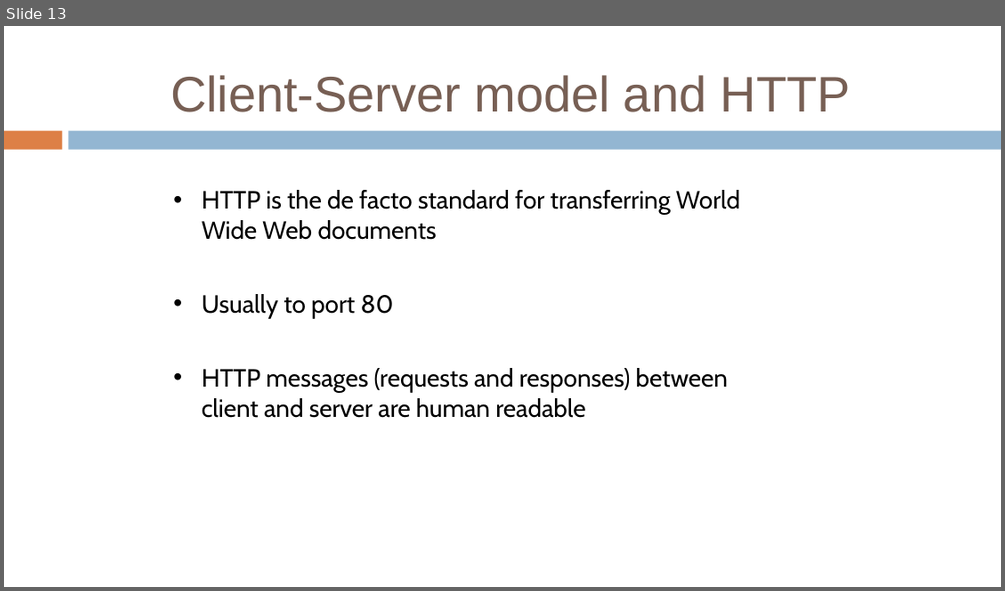
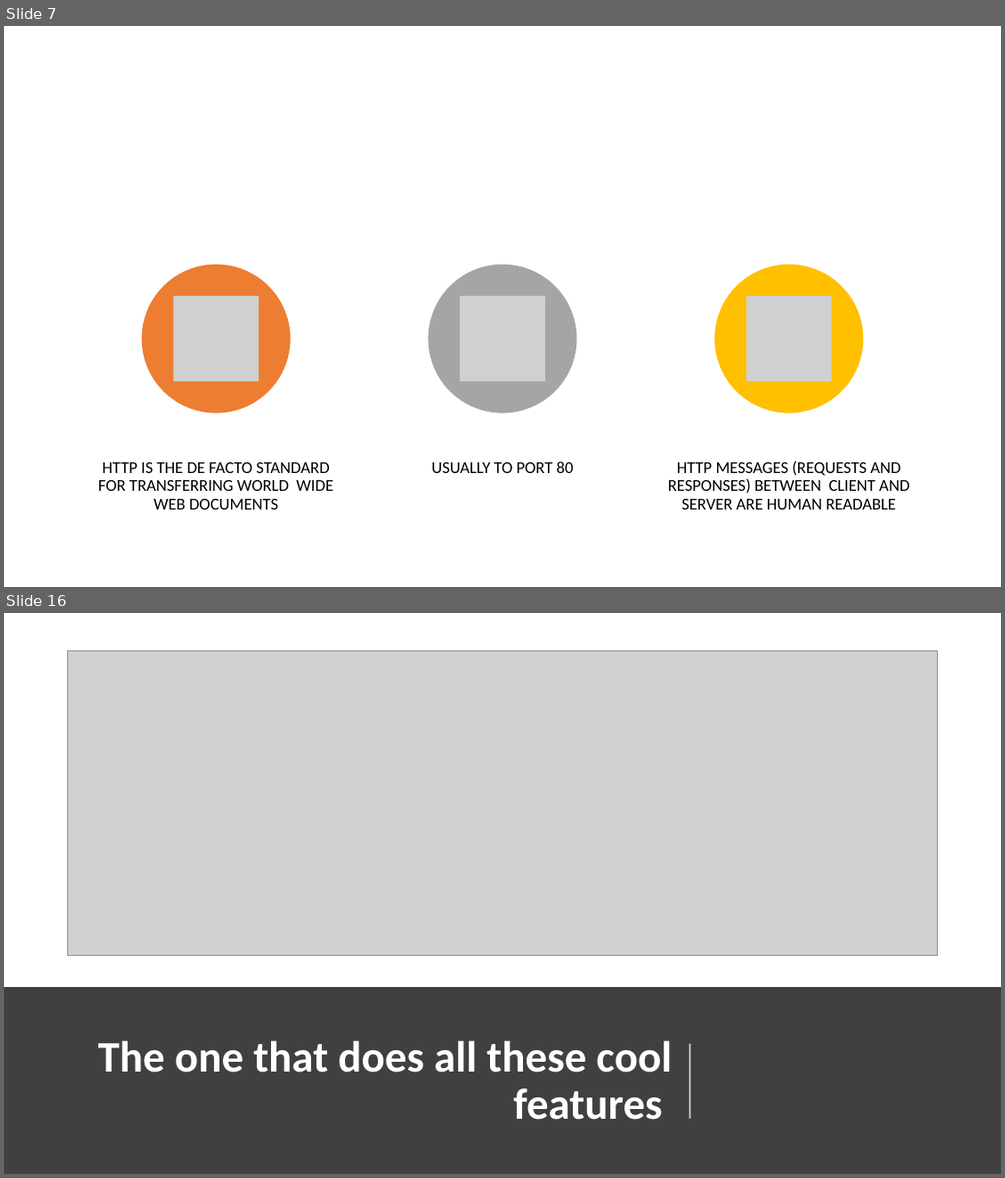
Before and after one commit to sudharsan2000/probot2020, a slide deck: Session PPTs/Seesion2 Node.pptx. Shown one above the other, each under a label of ours: slide 13 before the commit, slides 7 and 16 after it; the slides between them are not shown. The pictures are 1005x591 and 1005x1178 pixels, drawn with LibreOffice and Linux fonts; fonts in the diff are those of the drawing; grey boxes stand for pictures. Boxes give left, top, right and bottom in pixels: in the first picture for what was removed or moved away, otherwise in the second. Text is boxed around its words. In the diff, an @@ line names an element or a change of style, - is before the commit and + after.

```diff
--- a/Session PPTs/Seesion2 Node.pptx
+++ b/Session PPTs/Seesion2 Node.pptx
@@ slide 16 added at (x1=4, y1=613, x2=1001, y2=1174), background #FFFFFF @@
@@ picture added at (x1=67, y1=651, x2=938, y2=956) @@
@@ rectangle added at (x1=4, y1=987, x2=1001, y2=1174), fill #404040 @@
@@ text added at (x1=98, y1=1040, x2=672, y2=1119), 42 pt, text #FFFFFF, bold @@
+The one that does all these cool features
@@ line added from (689, 1119) to (689, 1044), #FFFFFF 1.5 pt @@
@@ what was slide 13 is now slide 7 @@
@@ slide 7 changed as well @@
@@ title removed at (x1=170, y1=75, x2=850, y2=112) @@
-Client-Server model and HTTP
@@ freeform shape removed at (x1=4, y1=131, x2=63, y2=150) @@
@@ freeform shape removed at (x1=68, y1=131, x2=1001, y2=150) @@
@@ text at (x1=98, y1=462, x2=333, y2=509): text changed; size 24 to 16 pt; font Cabin to Calibri @@
-• HTTP is the de facto standard for transferring World Wide Web documents
-• Usually to port 80
-• HTTP messages (requests and responses) between client and server are human readable
+HTTP IS THE DE FACTO STANDARD FOR TRANSFERRING WORLD WIDE WEB DOCUMENTS
@@ group added at (x1=142, y1=265, x2=909, y2=509): 3 ellipses, 3 pictures, 2 texts @@
+USUALLY TO PORT 80
+HTTP MESSAGES (REQUESTS AND RESPONSES) BETWEEN CLIENT AND SERVER ARE HUMAN READABLE
```
Also in this commit, not shown: 10 other slides changed, 12 other slides added, 7 slides removed, 1 other file.
